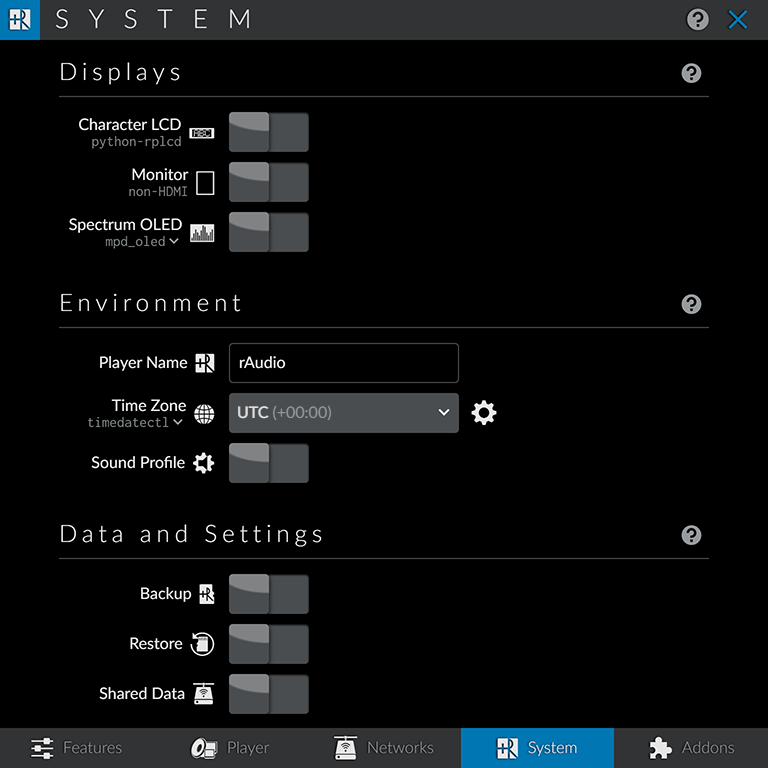
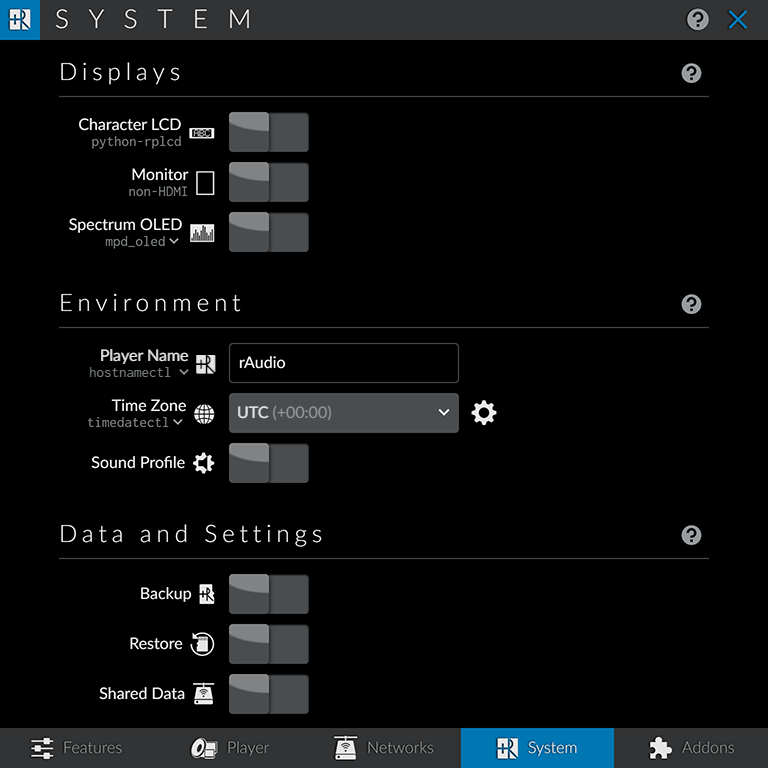
Layers edited between the first and the second 768 × 768 image:
painted on "55" over <box>89,349,216,377</box>
